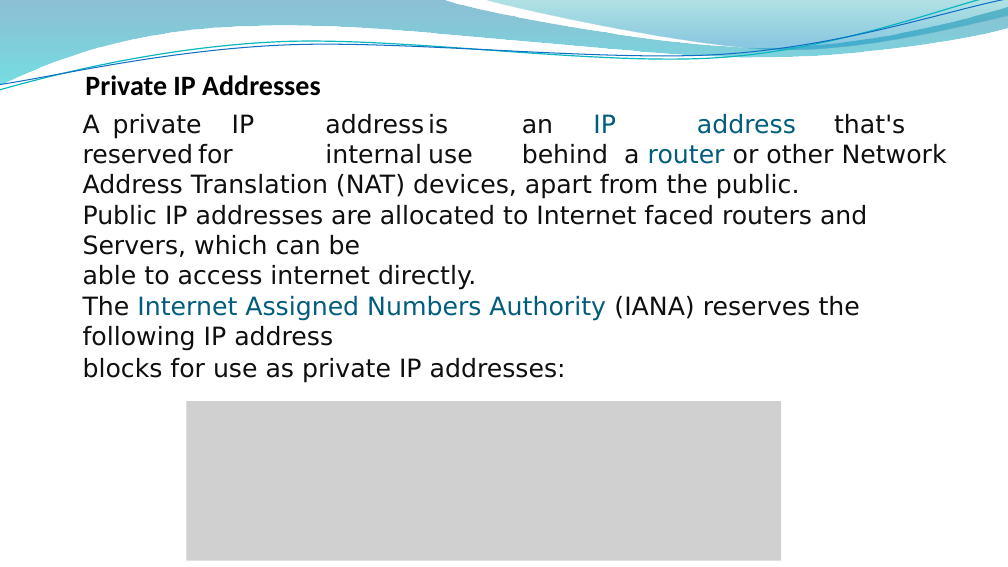
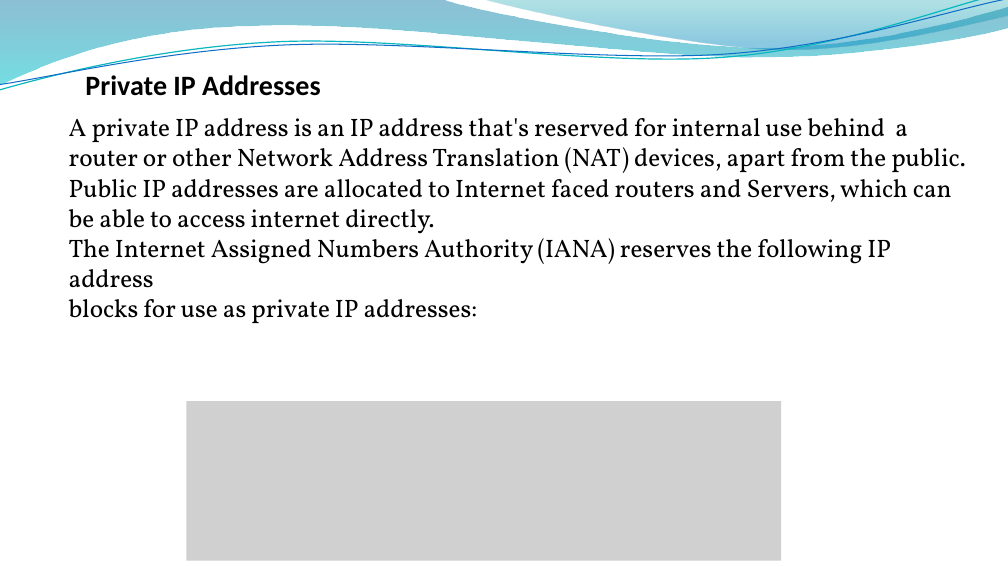
Before and after one commit to godwillngwanah/AWS-Sol-Arch-02, a slide deck: slide 8 of Batch-06/Proff Lecture Material/16. IP Address.pptx. Drawn at 1008x567 pixels with LibreOffice and Linux fonts; fonts in the diff are those of the drawing; grey boxes stand for pictures; background and template pictures are left out. Boxes give left, top, right and bottom in pixels: in the first picture for what was removed or moved away, otherwise in the second. Text is boxed around its words. In the diff, an @@ line names an element or a change of style, - is before the commit and + after.

```diff
--- a/Batch-06/Proff Lecture Material/16. IP Address.pptx
+++ b/Batch-06/Proff Lecture Material/16. IP Address.pptx
@@ text "A private IP address is ...": place and size @@
-text "A private IP address is ..." at (83, 114, 947, 383)
+text "A private IP address is ..." at (69, 118, 966, 323)
@@ text at (69, 118, 966, 323): font DejaVu Sans to Vollkorn in "A private IP address is an IP ...", "The Internet Assigned Numbers Authority (IANA) reserves ...", "blocks for use as private IP addresses:"; text colour #0F0F0F to #000000 in "A private IP address is an that's ...", "The (IANA) reserves the following IP address", "blocks for use as private IP addresses:"; text colour #005D7E to #000000 in "IP address router", "Internet Assigned Numbers Authority"; indent changed; line spacing 1.01 to 1; less space between paragraphs @@
@@ text at (69, 179, 952, 234): text changed; font DejaVu Sans to Vollkorn; text colour #0F0F0F to #000000 @@
-Public IP addresses are allocated to Internet faced routers and Servers, which can be
-able to access internet directly.
+Public IP addresses are allocated to Internet faced routers and Servers, which can be able to access internet directly.
```
Also in this commit, not shown: 2 other slides changed, 56 other files.
